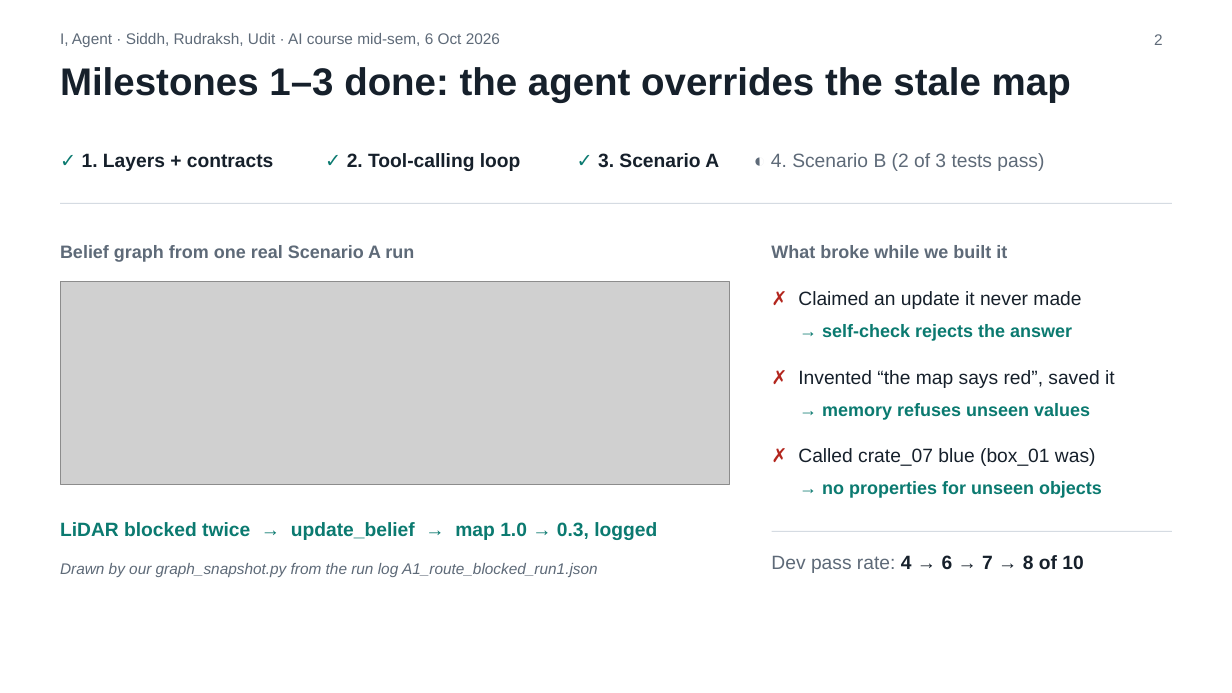
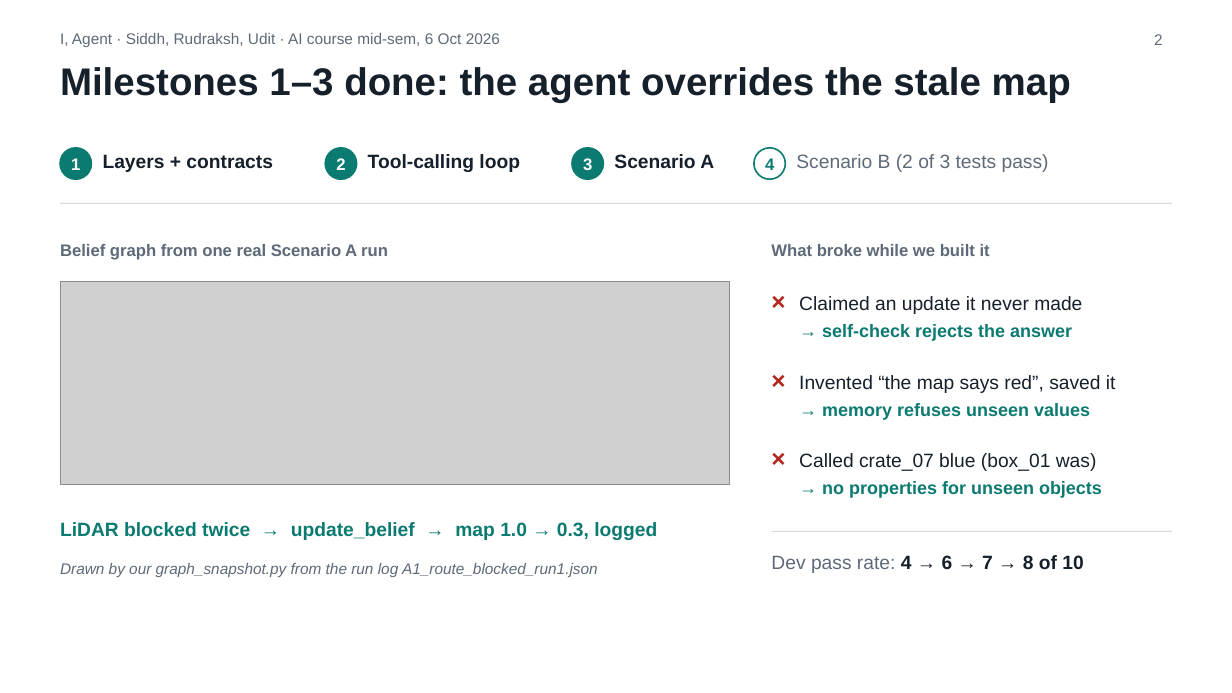
Before and after one commit to Sid-1806/I_Agent_AI_Project, a slide deck: slide 2 of I_Agent_FlashTalk.pptx. Drawn at 1232x693 pixels with LibreOffice and Linux fonts; fonts in the diff are those of the drawing; grey boxes stand for pictures. Boxes give left, top, right and bottom in pixels: in the first picture for what was removed or moved away, otherwise in the second. Text is boxed around its words. In the diff, an @@ line names an element or a change of style, - is before the commit and + after.

Commit message:
Deck typography: one font, consistent sizes, drawn markers instead of fallback glyphs

```diff
--- a/I_Agent_FlashTalk.pptx
+++ b/I_Agent_FlashTalk.pptx
@@ ellipse added at bbox=[60, 148, 91, 179], fill #0B7A70, outline #0B7A70 1.25 pt @@
@@ ellipse added at bbox=[325, 148, 357, 179], fill #0B7A70, outline #0B7A70 1.25 pt @@
@@ ellipse added at bbox=[572, 148, 604, 179], fill #0B7A70, outline #0B7A70 1.25 pt @@
@@ ellipse added at bbox=[754, 148, 786, 179], fill #FFFFFF, outline #0B7A70 1.25 pt @@
@@ text added at bbox=[71, 158, 80, 170], 13 pt, text #FFFFFF, bold @@
+1
@@ text at bbox=[103, 154, 273, 172]: text changed @@
-✓ 1. Layers + contracts
+Layers + contracts
@@ text added at bbox=[336, 158, 345, 170], 13 pt, text #FFFFFF, bold @@
+2
@@ text at bbox=[368, 154, 520, 172]: text changed @@
-✓ 2. Tool-calling loop
+Tool-calling loop
@@ text added at bbox=[583, 158, 592, 170], 13 pt, text #FFFFFF, bold @@
+3
@@ text at bbox=[614, 154, 714, 169]: text changed @@
-✓ 3. Scenario A
+Scenario A
@@ text added at bbox=[765, 158, 774, 170], 13 pt, text #0B7A70, bold @@
+4
@@ text at bbox=[796, 154, 1049, 172]: text changed @@
-◐ 4. Scenario B (2 of 3 tests pass)
+Scenario B (2 of 3 tests pass)
@@ text "Belief graph from one real ..." at bbox=[60, 244, 388, 260]: size 14 to 13 pt @@
@@ text "What broke while we built ..." at bbox=[771, 244, 990, 256]: size 14 to 13 pt @@
@@ text at bbox=[799, 296, 1082, 314]: text changed @@
-✗ Claimed an update it never made
+× Claimed an update it never made
@@ text at bbox=[799, 375, 1116, 393]: text changed @@
-✗ Invented “the map says red”, saved it
+× Invented “the map says red”, saved it
@@ text at bbox=[799, 453, 1097, 471]: text changed @@
-✗ Called crate_07 blue (box_01 was)
+× Called crate_07 blue (box_01 was)
```
Also in this commit, not shown: 2 other slides changed.
